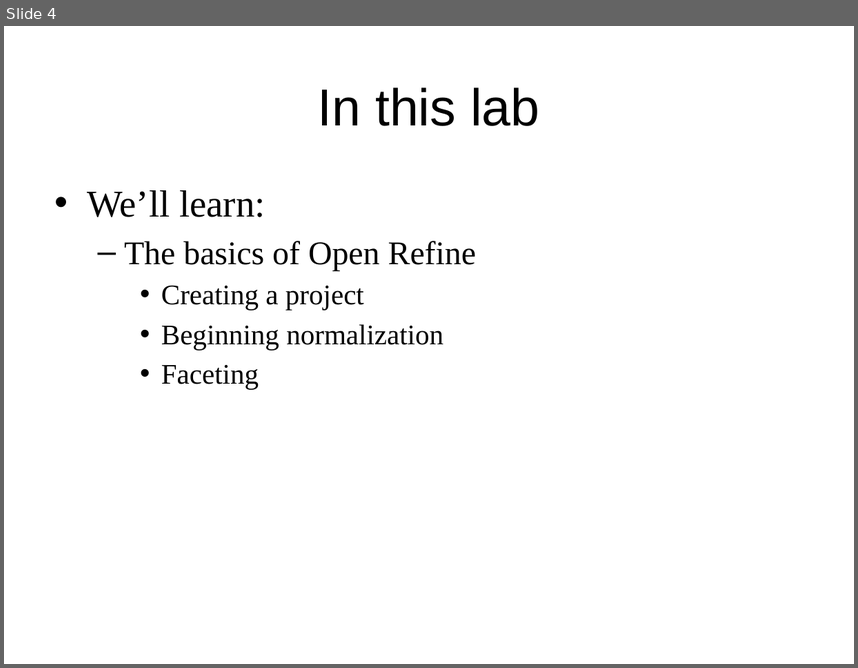
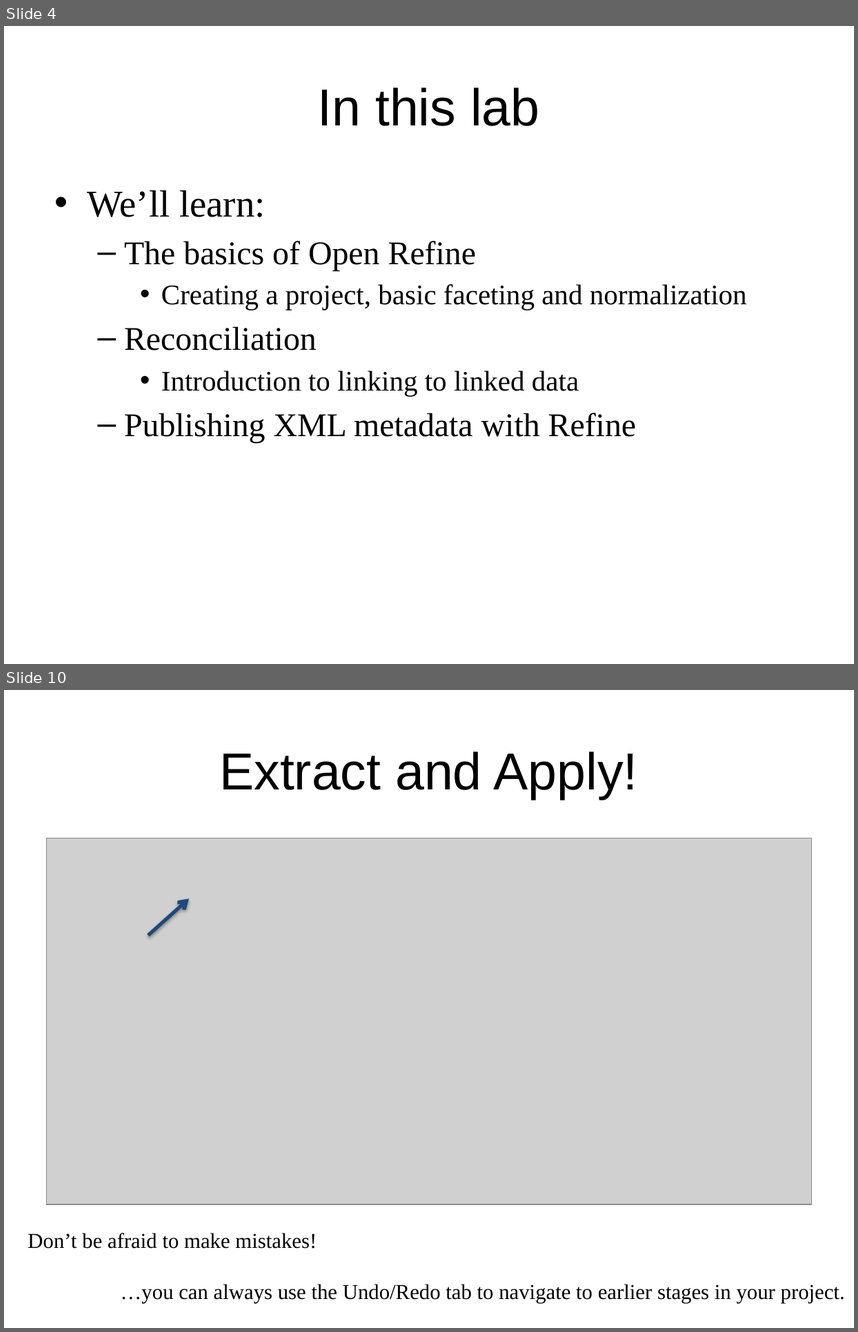
Before and after one commit to DataCurationWorkshop/HongKongCurationWorkshop, a slide deck: Day_2/Lab/Day_2Lab_OpenRefine.pptx. Shown one above the other, each under a label of ours: slide 4 before the commit, slides 4 and 10 after it; the slides between them are not shown. The pictures are 858x668 and 858x1332 pixels, drawn with LibreOffice and Linux fonts; fonts in the diff are those of the drawing; grey boxes stand for pictures; background and template pictures are left out. Boxes give left, top, right and bottom in pixels: in the first picture for what was removed or moved away, otherwise in the second. Text is boxed around its words. In the diff, an @@ line names an element or a change of style, - is before the commit and + after.

Commit message:
adding day 2 lab data and ppt

```diff
--- a/Day_2/Lab/Day_2Lab_OpenRefine.pptx
+++ b/Day_2/Lab/Day_2Lab_OpenRefine.pptx
@@ slide 10 added at [4,690,854,1328], background #FFFFFF @@
@@ title added at [219,751,638,799], 44 pt, text #000000 @@
+Extract and Apply!
@@ picture added at [47,838,811,1204] @@
@@ arrow added from (148, 935) to (190, 898), #1F497D 3 pt @@
@@ text added at [27,1232,845,1303], 18 pt, text #000000 @@
+Don’t be afraid to make mistakes!
+…you can always use the Undo/Redo tab to navigate to earlier stages in your project.
@@ slide 4 changed as well @@
@@ text at [124,284,747,443]: text changed @@
-    • Creating a project
-    • Beginning normalization
-    • Faceting
+    • Creating a project, basic faceting and normalization
+  – Reconciliation
+    • Introduction to linking to linked data
+  – Publishing XML metadata with Refine
```
Also in this commit, not shown: 2 other slides changed, 22 other slides added, 6 other files.
